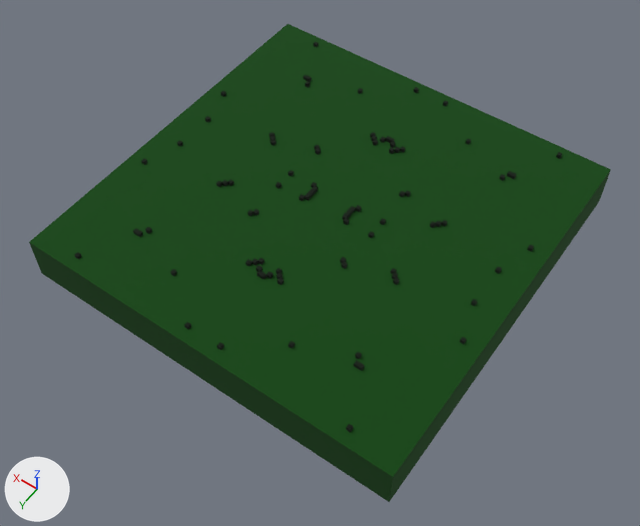
A saved change to the OBJ model Voxel Towers/Assets/Grass/GrassElevated.obj.
Rendered twice from a 50 mm camera at (-8.08, 11.71, 17.12) aimed at (-0.3, 0.82, 0.0). The axes (+X, +Y, +Z) are drawn at lower left. The lights are the same throughout. Where no turn or scale is listed for an object, it has been applied to the vertices. Vertices at the same position are counted once.

The first picture shows 'Untitled'.
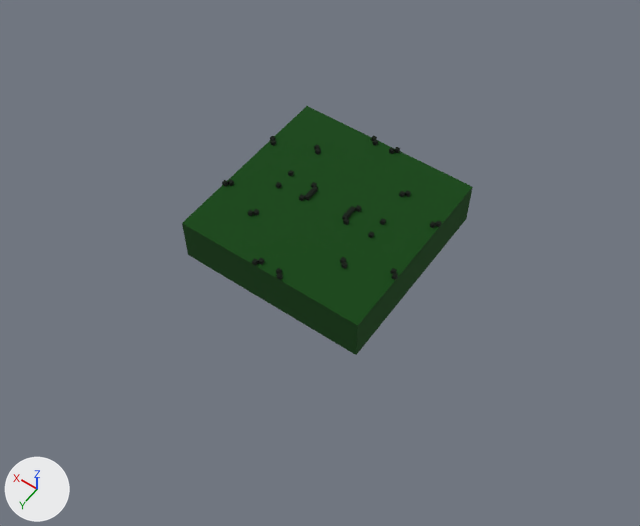
The change, as a diff of the scene's bpy script:
```diff
--- a/Voxel Towers/Assets/Grass/GrassElevated.obj.py
+++ b/Voxel Towers/Assets/Grass/GrassElevated.obj.py
@@ me_untitled @@
 # used by ob_untitled; location = (0.0, 0.0, 0.0)
-me_untitled.from_pydata(...)  # 560 vertices, 1172 faces; spans x -5.0..5.0, y -5.0..5.0, z 0.0..1.3
+me_untitled.from_pydata(...)  # 248 vertices, 524 faces; spans x -2.5..2.5, y -2.5..2.5, z 0.0..1.3
+# me_untitled part 1: 320 vertices removed from x -5.0..5.0, y -5.0..5.0, z 0.0..1.3; 8 vertices added at x -2.5..2.5, y -2.5..2.5, z 0.0..1.2
 me_untitled.materials.append(mat_palette)
```

What differs and where, as boxes [x1, y1, x2, y2] in the pictures (640 x 526 px):
'Untitled', reshaped (50% narrower, 48% shorter): before [29, 24, 611, 502]; after [182, 106, 473, 355]
